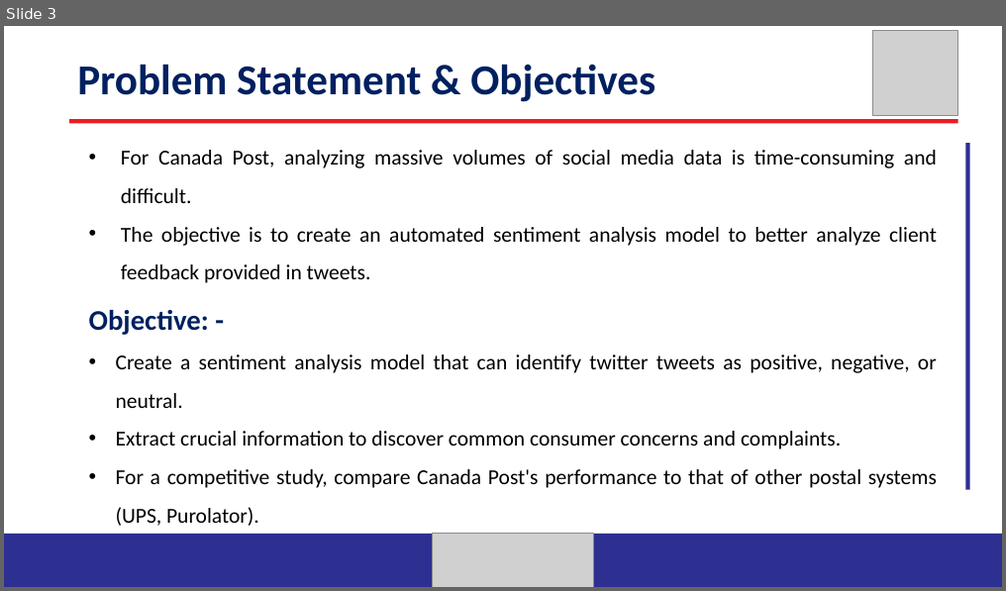
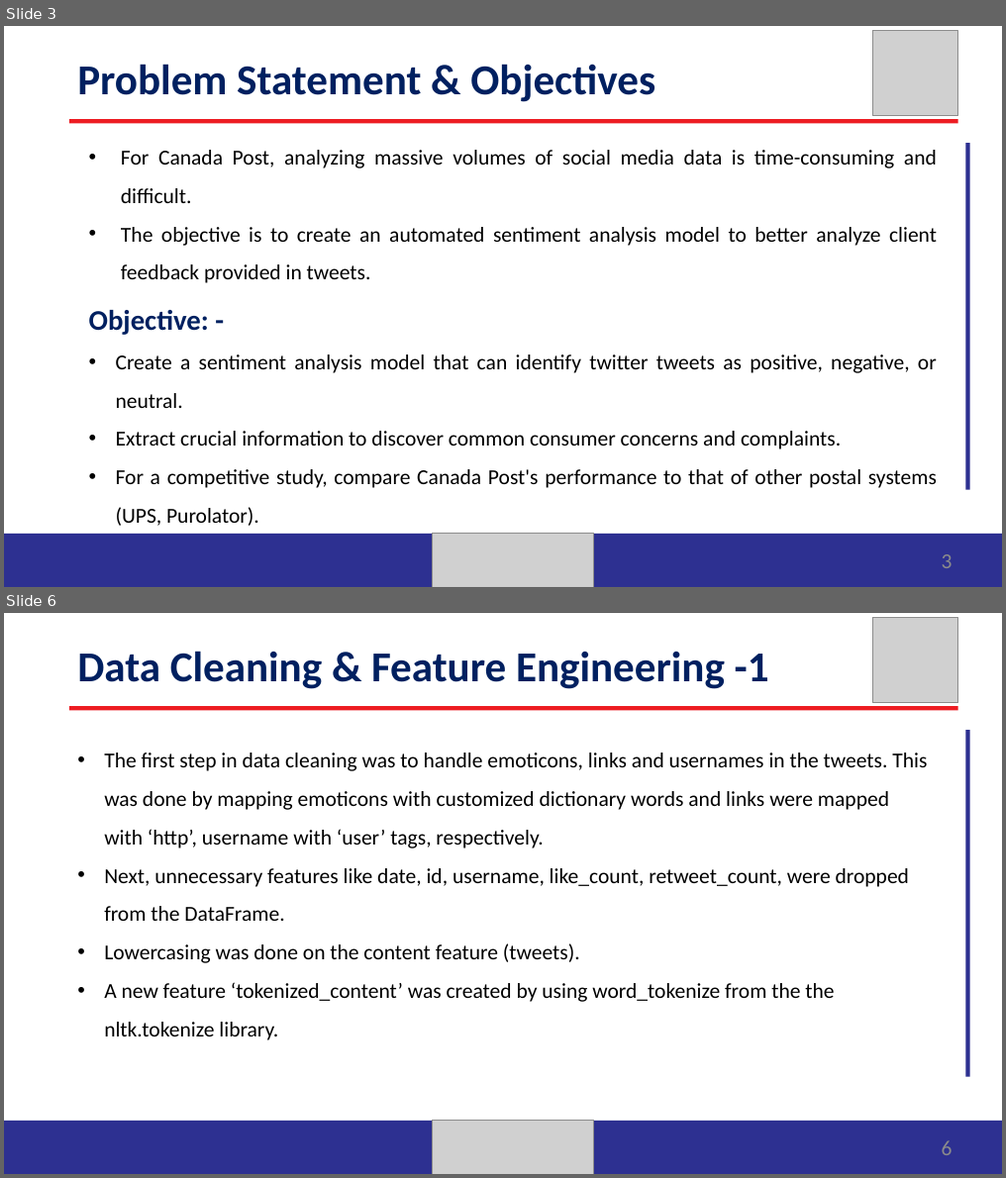
Before and after one commit to Rushanthi23/canadapost_sentiment_analysis, a slide deck: FinalProject_Group2_NLP.pptx. Shown one above the other, each under a label of ours: slide 3 before the commit, slides 3 and 6 after it; the slides between them are not shown. The pictures are 1006x591 and 1006x1178 pixels, drawn with LibreOffice and Linux fonts; fonts in the diff are those of the drawing; grey boxes stand for pictures. Boxes give left, top, right and bottom in pixels: in the first picture for what was removed or moved away, otherwise in the second. Text is boxed around its words. In the diff, an @@ line names an element or a change of style, - is before the commit and + after.

```diff
--- a/FinalProject_Group2_NLP.pptx
+++ b/FinalProject_Group2_NLP.pptx
@@ slide 6 added at box(4, 613, 1002, 1174), background #FFFFFF @@
@@ picture added at box(873, 617, 958, 703) @@
@@ text added at box(77, 651, 769, 689), 36 pt, text #002060, bold @@
+Data Cleaning & Feature Engineering -1
@@ freeform shape added at box(69, 706, 958, 710), fill #ED1C22 @@
@@ freeform shape added at box(966, 730, 970, 1077), fill #2D3091 @@
@@ text added at box(104, 753, 927, 1041), 18 pt, text #000000 @@
+• The first step in data cleaning was to handle emoticons, links and usernames in the tweets. This was done by mapping emoticons with customized dictionary words and links were mapped with ‘http’, username with ‘user’ tags, respectively.
+• Next, unnecessary features like date, id, username, like_count, retweet_count, were dropped from the DataFrame.
+• Lowercasing was done on the content feature (tweets).
+• A new feature ‘tokenized_content’ was created by using word_tokenize from the the nltk.tokenize library.
@@ freeform shape added at box(4, 1121, 503, 1174), fill #2D3091 @@
@@ picture added at box(433, 1121, 594, 1174) @@
@@ picture added at box(440, 1125, 593, 1174) @@
@@ freeform shape added at box(543, 1121, 1002, 1174), fill #2D3091 @@
@@ page number added at box(942, 1141, 952, 1156), 18 pt, text #8C8C8C @@
+6
@@ slide 3 changed as well @@
@@ page number added at box(942, 555, 952, 569), 18 pt, text #8C8C8C @@
+3
```
Also in this commit, not shown: 10 other slides changed, 5 other slides added, 1 other file.
